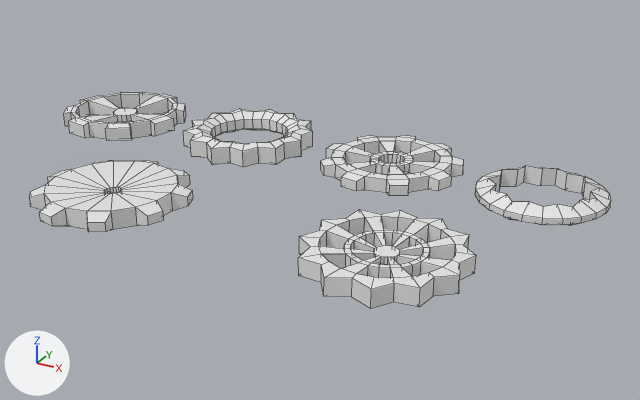
Before and after pictures for a commit that changed the FBX model Assets/Artists/Models/gears .fbx.
Camera for both pictures: a 50 mm lens placed at (5.57, -9.38, 5.34), pointed at (-0.65, 1.92, -0.32). Arrows for +X, +Y and +Z are at lower left; the lights stay in place. Mesh edges are drawn as thin lines. Where no turn or scale is listed for an object, it has been applied to the vertices.

Script lines for the objects in view, before the commit:
```python
me_cylinder_006 = bpy.data.meshes.new('Cylinder.006')
me_cylinder_006.from_pydata(...)  # 128 vertices, 122 faces; spans x -1.14..1.14, y -1.14..1.14, z -0.15..0.15
me_cylinder_009 = bpy.data.meshes.new('Cylinder.009')
me_cylinder_009.from_pydata(...)  # 180 vertices, 192 faces; spans x -1.17..1.15, y -1.18..1.17, z -0.11..0.11
me_cylinder_010 = bpy.data.meshes.new('Cylinder.010')
me_cylinder_010.from_pydata(...)  # 156 vertices, 156 faces; spans x -1.16..1.13, y -1.18..1.12, z -0.18..0.18
me_cylinder_011 = bpy.data.meshes.new('Cylinder.011')
me_cylinder_011.from_pydata(...)  # 88 vertices, 88 faces; spans x -0.99..0.99, y -1.0..1.0, z -0.15..0.15
me_cylinder_012 = bpy.data.meshes.new('Cylinder.012')
me_cylinder_012.from_pydata(...)  # 240 vertices, 250 faces; spans x -1.15..1.12, y -1.15..1.14, z -0.15..0.15
me_cylinder_013 = bpy.data.meshes.new('Cylinder.013')
me_cylinder_013.from_pydata(...)  # 108 vertices, 108 faces; spans x -1.21..1.18, y -1.22..1.22, z -0.15..0.15
ob_gear_1_msh = bpy.data.objects.new('gear_1_msh', me_cylinder_009)
ob_gear_1_msh.location = (0.0, 3.19, 0.0)
ob_gear_2_msh = bpy.data.objects.new('gear_2_msh', me_cylinder_010)
ob_gear_2_msh.location = (-2.78, 3.18, 0.0)
ob_gear_3_msh = bpy.data.objects.new('gear_3_msh', me_cylinder_011)
ob_gear_3_msh.location = (2.54, 3.1, 0.0)
ob_gear_4_msh = bpy.data.objects.new('gear_4_msh', me_cylinder_006)
ob_gear_4_msh.location = (-5.52, 3.05, 0.0)
ob_gear_5_msh = bpy.data.objects.new('gear_5_msh', me_cylinder_012)
ob_gear_5_msh.location = (1.33, 0.14, 0.0)
ob_gear_6_msh = bpy.data.objects.new('gear_6_msh', me_cylinder_013)
ob_gear_6_msh.location = (-3.19, 0.0, 0.0)
```
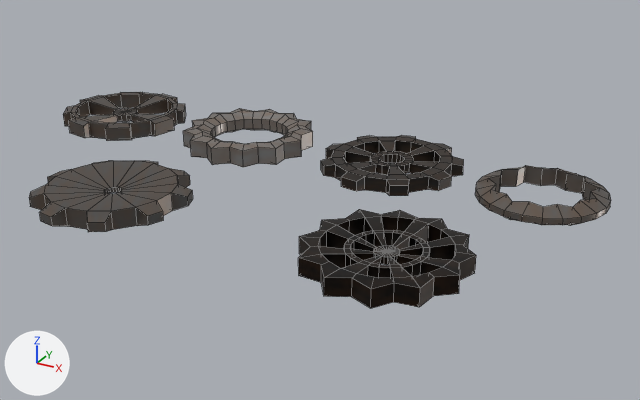
Where the change shows, as pixel boxes [x1, y1, x2, y2] in the pictures (640 x 400 px):
'gear_6_msh', recoloured (white to grey)
    both: [29, 161, 193, 232]
'gear_1_msh', recoloured (white to black)
    both: [321, 135, 463, 196]
'gear_2_msh', recoloured, surface changed (white to grey)
    both: [183, 108, 313, 167]
'gear_3_msh', recoloured, surface changed (white to grey)
    both: [475, 165, 611, 225]
part 1 of me_cylinder_006, built on
    both: [113, 108, 137, 116]
part 2 of me_cylinder_006, recoloured
    both: [63, 92, 186, 141]
part 4 of me_cylinder_012, built on
    both: [374, 245, 400, 257]
part 5 of me_cylinder_012, recoloured (white to black)
    both: [298, 209, 476, 308]

Edits to the bpy script that builds the scene:
```text
Add img_gears_uv_texture_test_png:
    img_gears_uv_texture_test_png = load_image('gears uv texture test.png', '../Textures/base/gears uv texture test.png', 1024, 1024, 'sRGB')
Add mat_material_003:
    mat_material_003 = principled_material('Material.003')
    mat_material_003.texture = img_gears_uv_texture_test_png
    mat_material_003.metallic = 0.771
    mat_material_003.roughness = 0.362
Change me_cylinder_013:
    where me_cylinder_013.from_pydata(...)  # 108 vertices, 108 faces; spans x -1.21..1.18, y -1.22..1.22, z -0.15..0.15
    add me_cylinder_013.materials.append(mat_material_003)  # picture img_gears_uv_texture_test_png
Change me_cylinder_010:
    where me_cylinder_010.from_pydata(...)  # 156 vertices, 156 faces; spans x -1.16..1.13, y -1.18..1.12, z -0.18..0.18
    used by ob_gear_2_msh; location = (-2.78, 3.18, 0.0)
    me_cylinder_010 part 3: texture (UV) coordinates of 156 of 156 faces, centred in x -1.08..1.06, y -1.07..1.06, z -0.16..0.16, changed; they spanned u 0.0..1.0, v 0.5..1.0 and now span u 0.06..0.55, v 0.29..0.81
    add me_cylinder_010.materials.append(mat_material_003)  # picture img_gears_uv_texture_test_png
Change me_cylinder_011:
    where me_cylinder_011.from_pydata(...)  # 88 vertices, 88 faces; spans x -0.99..0.99, y -1.0..1.0, z -0.15..0.15
    used by ob_gear_3_msh; location = (2.54, 3.1, 0.0)
    me_cylinder_011 part 6: texture (UV) coordinates of 88 of 88 faces, centred in x -0.99..0.99, y -0.98..0.98, z -0.1..0.1, changed; they spanned u 0.0..1.0, v 0.5..1.0 and now span u 0.02..0.47, v 0.26..0.78
    add me_cylinder_011.materials.append(mat_material_003)  # picture img_gears_uv_texture_test_png
Change me_cylinder_012:
    used by ob_gear_5_msh; location = (1.33, 0.14, 0.0)
    remove me_cylinder_012.from_pydata(...)  # 240 vertices, 250 faces; spans x -1.15..1.12, y -1.15..1.14, z -0.15..0.15
    add me_cylinder_012.from_pydata(...)  # 242 vertices, 296 faces; spans x -1.15..1.12, y -1.15..1.14, z -0.15..0.15
    me_cylinder_012 part 4
    2 faces are deleted
    2 vertices are added at (0.0, 0.0, 0.05), (0.0, 0.0, -0.05)
    48 new faces join them
    me_cylinder_012 part 5: 248 faces spanning x -1.15..1.12, y -1.15..1.14, z -0.15..0.15 switch from no material to mat_material_003 (picture img_gears_uv_texture_test_png)
Change me_cylinder_006:
    used by ob_gear_4_msh; location = (-5.52, 3.05, 0.0)
    remove me_cylinder_006.from_pydata(...)  # 128 vertices, 122 faces; spans x -1.14..1.14, y -1.14..1.14, z -0.15..0.15
    add me_cylinder_006.from_pydata(...)  # 130 vertices, 152 faces; spans x -1.14..1.14, y -1.14..1.14, z -0.15..0.15
    me_cylinder_006 part 1
    2 faces are deleted
    2 vertices are added at (0.0, 0.0, -0.06), (0.0, 0.0, 0.06)
    32 new faces join them
    me_cylinder_006 part 2: 120 faces spanning x -1.14..1.14, y -1.14..1.14, z -0.15..0.15 switch from no material to mat_material_003 (picture img_gears_uv_texture_test_png)
Change me_cylinder_009:
    where me_cylinder_009.from_pydata(...)  # 180 vertices, 192 faces; spans x -1.17..1.15, y -1.18..1.17, z -0.11..0.11
    add me_cylinder_009.materials.append(mat_material_003)  # picture img_gears_uv_texture_test_png
```
